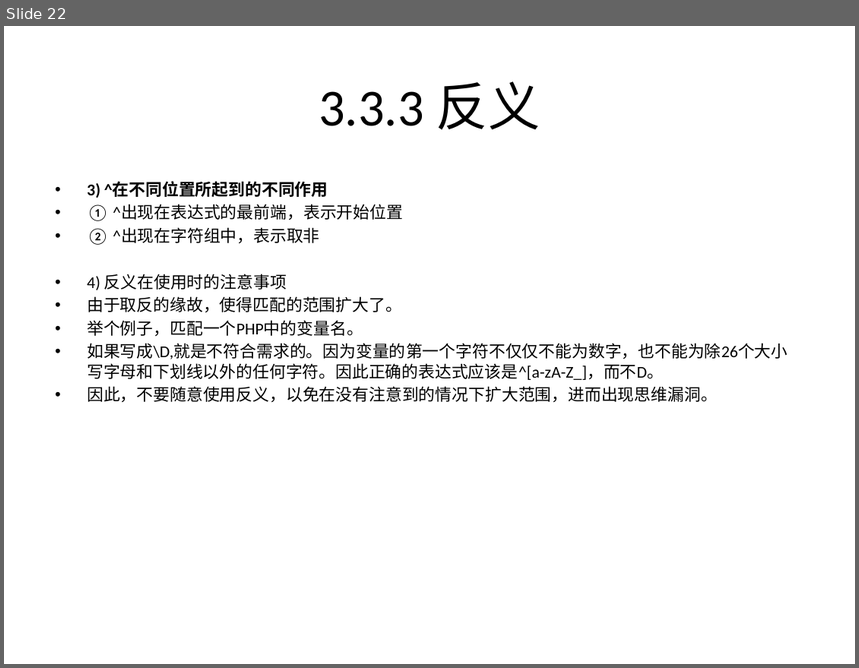
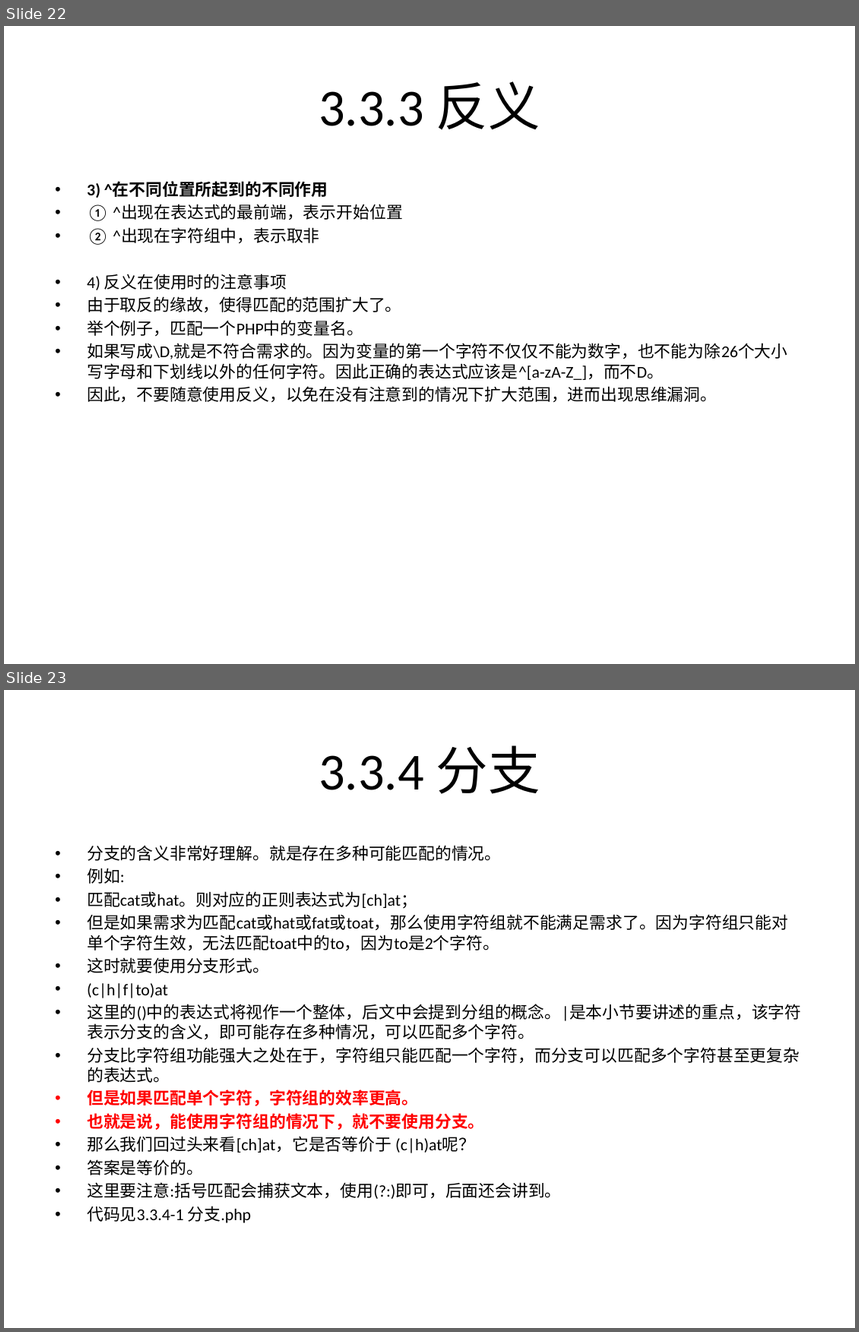
Before and after one commit to rayallen20/regularExpressions, a slide deck: 《PHP核心技术与最佳实践》第3章--正则表达式基础与应用/3.3 正则表达式匹配规则.pptx. Shown one above the other, each under a label of ours: slide 22 before the commit, slides 22 and 23 after it. The pictures are 859x668 and 859x1332 pixels, drawn with LibreOffice and Linux fonts; fonts in the diff are those of the drawing. Boxes give left, top, right and bottom in pixels: in the first picture for what was removed or moved away, otherwise in the second. Text is boxed around its words. In the diff, an @@ line names an element or a change of style, - is before the commit and + after.

Commit message:
3.3.4 分支完成

```diff
--- a/《PHP核心技术与最佳实践》第3章--正则表达式基础与应用/3.3 正则表达式匹配规则.pptx
+++ b/《PHP核心技术与最佳实践》第3章--正则表达式基础与应用/3.3 正则表达式匹配规则.pptx
@@ slide 23 added at [4, 690, 855, 1328], background #FFFFFF @@
@@ title added at [319, 745, 541, 794], 44 pt, text #000000 @@
+3.3.4 分支
@@ text added at [87, 845, 801, 1224], 14 pt, text #000000 @@
+• 分支的含义非常好理解。就是存在多种可能匹配的情况。
+• 例如:
+• 匹配cat或hat。则对应的正则表达式为[ch]at；
+• 但是如果需求为匹配cat或hat或fat或toat，那么使用字符组就不能满足需求了。因为字符组只能对单个字符生效，无法匹配toat中的to，因为to是2个字符。
+• 这时就要使用分支形式。
+• (c|h|f|to)at
+• 这里的()中的表达式将视作一个整体，后文中会提到分组的概念。|是本小节要讲述的重点，该字符表示分支的含义，即可能存在多种情况，可以匹配多个字符。
+• 分支比字符组功能强大之处在于，字符组只能匹配一个字符，而分支可以匹配多个字符甚至更复杂的表达式。
+• 但是如果匹配单个字符，字符组的效率更高。
+• 也就是说，能使用字符组的情况下，就不要使用分支。
+• 那么我们回过头来看[ch]at，它是否等价于 (c|h)at呢？
+• 答案是等价的。
+• 这里要注意:括号匹配会捕获文本，使用(?:)即可，后面还会讲到。
+• 代码见3.3.4-1 分支.php
```
Also in this commit, not shown: 5 other slides added, 3 other files.
